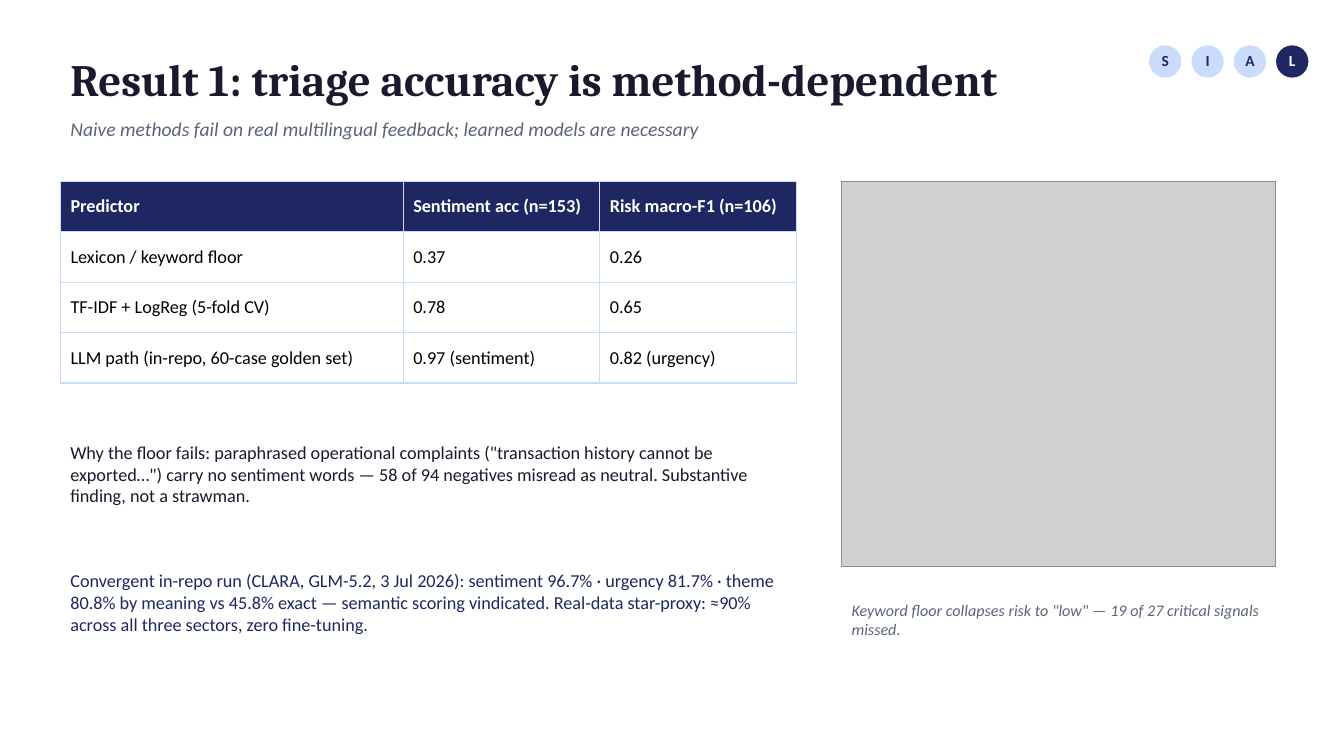
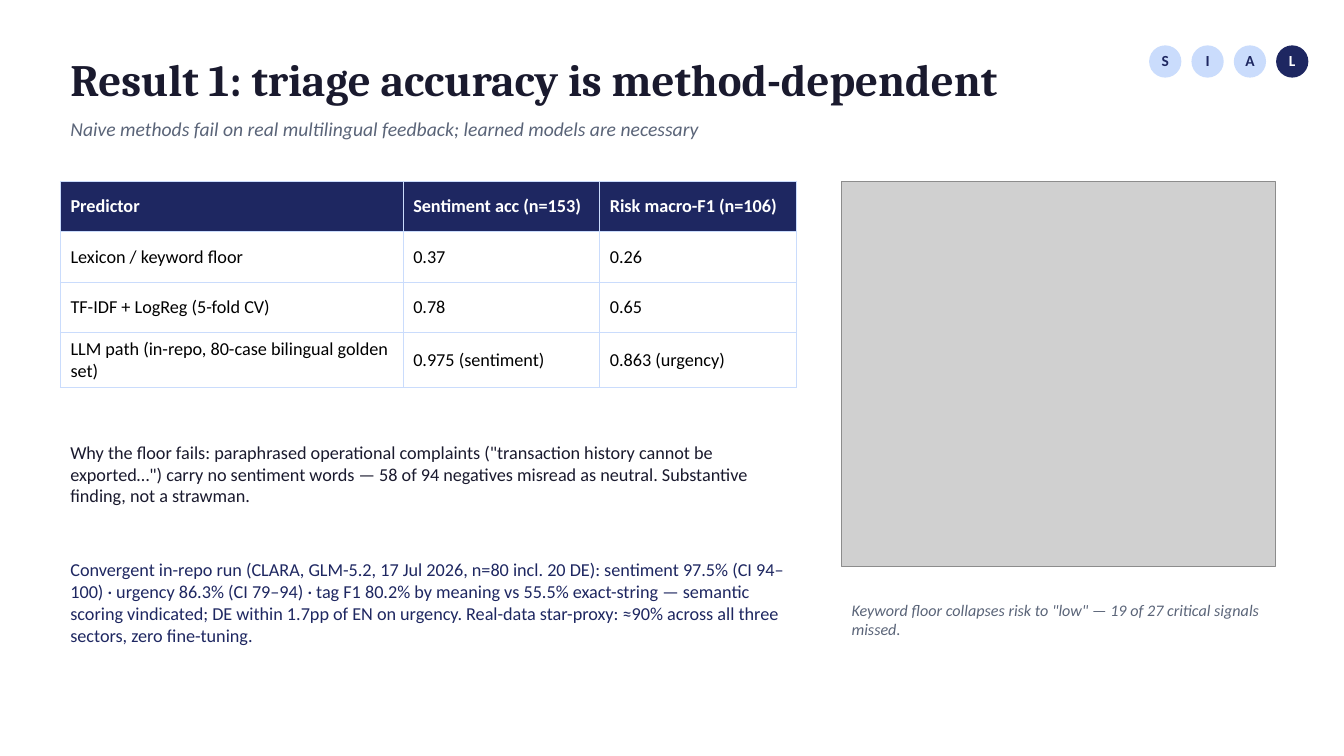
Before and after one commit to fogu13/CLARA, a slide deck: slide 8 of thesis/defense/defense_deck.pptx. Drawn at 1344x756 pixels with LibreOffice and Linux fonts; fonts in the diff are those of the drawing; grey boxes stand for pictures. Boxes give left, top, right and bottom in pixels: in the first picture for what was removed or moved away, otherwise in the second. Text is boxed around its words. In the diff, an @@ line names an element or a change of style, - is before the commit and + after.

```diff
--- a/thesis/defense/defense_deck.pptx
+++ b/thesis/defense/defense_deck.pptx
@@ table at box(60, 181, 797, 384) @@
-row 4: LLM path (in-repo, 60-case golden set) | 0.97 (sentiment) | 0.82 (urgency)
+row 4: LLM path (in-repo, 80-case bilingual golden set) | 0.975 (sentiment) | 0.863 (urgency)
@@ text at box(70, 563, 784, 645): text changed @@
-Convergent in-repo run (CLARA, GLM-5.2, 3 Jul 2026): sentiment 96.7% · urgency 81.7% · theme 80.8% by meaning vs 45.8% exact — semantic scoring vindicated. Real-data star-proxy: ≈90% across all three sectors, zero fine-tuning.
+Convergent in-repo run (CLARA, GLM-5.2, 17 Jul 2026, n=80 incl. 20 DE): sentiment 97.5% (CI 94–100) · urgency 86.3% (CI 79–94) · tag F1 80.2% by meaning vs 55.5% exact-string — semantic scoring vindicated; DE within 1.7pp of EN on urgency. Real-data star-proxy: ≈90% across all three sectors, zero fine-tuning.
```
Also in this commit, not shown: 5 other slides changed, 5 other files.
